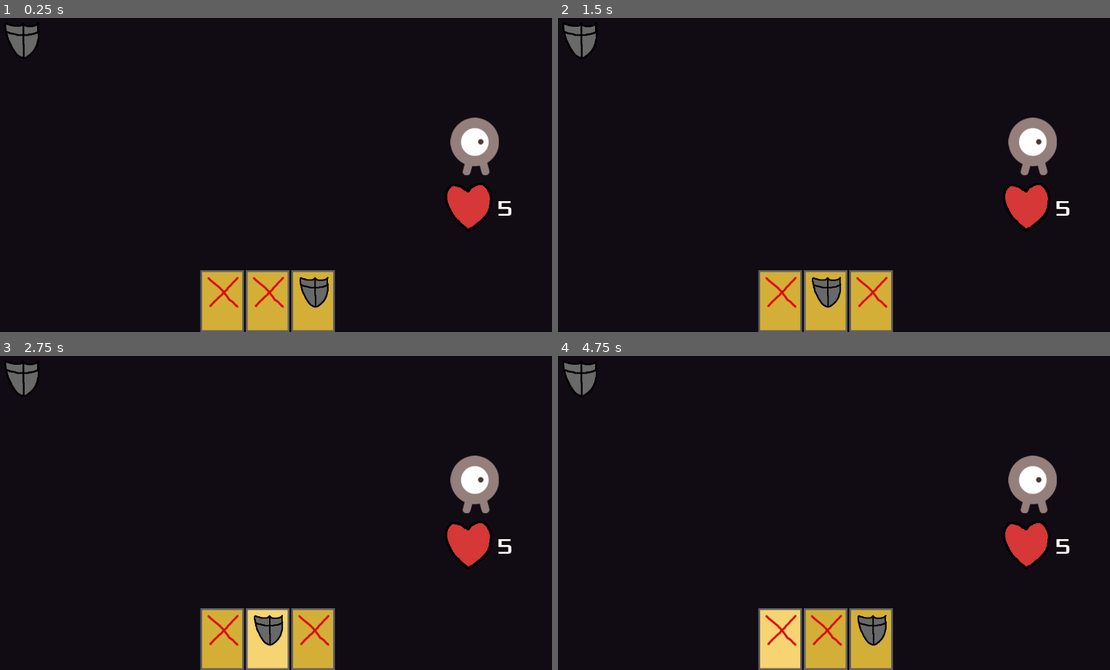
Above: before the commit, frames 1-4 (two rows, left to right).
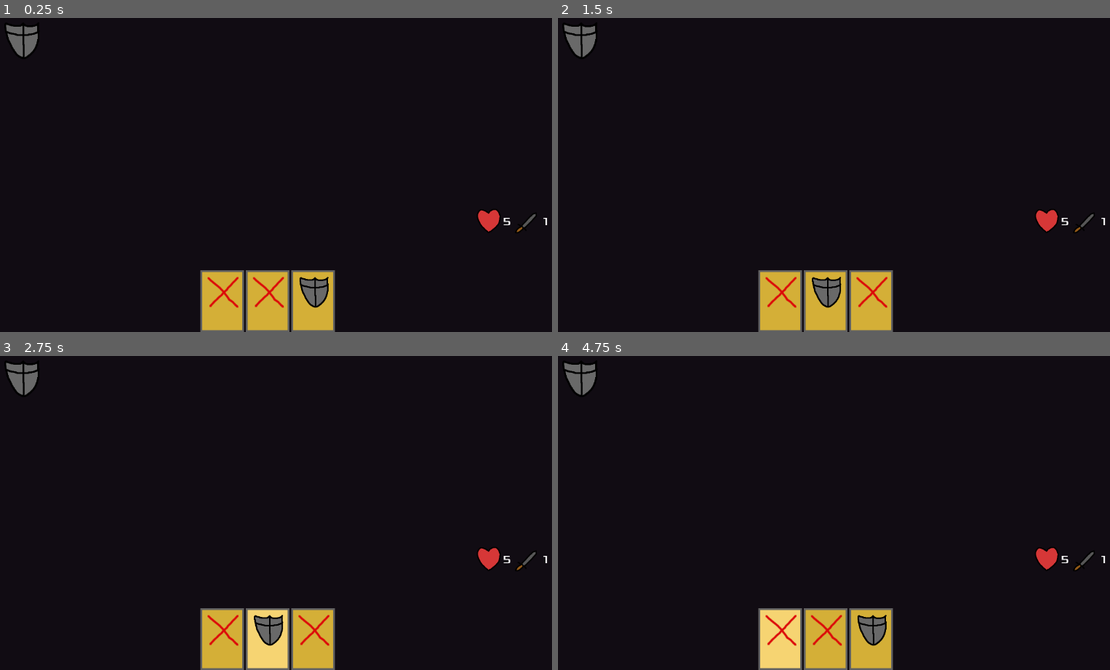
Above: after the commit, the same moments.

Repository: charcabrera/blackjack-1v1
Game: Godot game, scene res://scenes/game/game.tscn
Same seed, same stepped clock (60 frames per second), same inputs: the game is played once before the commit and once after it.
Inputs (mouse positions are in pixels of both pictures, inside the frame that each line leads up to):
- Up to frame 1 (0.25 s): no input
- Up to frame 2 (1.5 s): tap Enter at 0.5 s; drag from (778, 300) to (822, 121) at 0.52 s; tap Space at 1.25 s; drag from (800, 300) to (822, 121) at 1.27 s
- Up to frame 3 (2.75 s): tap Enter at 2 s; move the mouse to (264, 638) at 2.02 s; press the mouse at (264, 638) at 2.03 s
- Up to frame 4 (4.75 s): release the mouse at (822, 638) at 2.75 s; tap Space at 2.75, 4.25 s; drag from (795, 572) to (580, 377) at 2.77 s; tap Enter at 3.5 s; move the mouse to (999, 556) at 3.52 s; press the mouse at (999, 556) at 3.53 s; release the mouse at (999, 556) at 4.25 s; drag from (651, 456) to (778, 638) at 4.27 s

The runs differ from the first frame. In frame 1, 2.2% of the frame differs, in the area x 81-100%, y 31-69%; in frame 2, 2.2%; in frame 3, 2.2%; in frame 4, 2.2%.

Commit message:
added an attack stat, changed the ui a bit

Diff:
--- a/custom_resources/stats.gd
+++ b/custom_resources/stats.gd
@@ -9,6 +9,7 @@
 
 var health: int: set = set_health
 var block: int: set = set_block
+var attack: int = 1: set = set_attack
 var bj_hand: CardPile
 var trump_card_hand: TrumpCardPile
 
@@ -20,6 +21,11 @@
 
 func set_block(value: int) -> void:
 	block = clampi(value, 0, 999)
+	stats_changed.emit()
+
+
+func set_attack(value: int) -> void:
+	attack = clampi(value, 0, 999)
 	stats_changed.emit()
 
 
--- a/scenes/game/game.tscn
+++ b/scenes/game/game.tscn
@@ -42,7 +42,7 @@
 position = Vector2(49, 30)
 
 [node name="Player" parent="." instance=ExtResource("2_bdhmt")]
-position = Vector2(1096, 312)
+position = Vector2(1257, 370)
 stats = ExtResource("3_87uf6")
 
 [node name="CardTargetSelector" parent="." instance=ExtResource("2_5i0tg")]
--- a/scenes/player/player.tscn
+++ b/scenes/player/player.tscn
@@ -8,10 +8,11 @@
 script = ExtResource("1_gmlin")
 
 [node name="Sprite2D" type="Sprite2D" parent="."]
+visible = false
 texture = ExtResource("1_dovo2")
 
 [node name="StatsUI" parent="." instance=ExtResource("2_gmlin")]
-offset_left = -168.0
-offset_top = 72.0
-offset_right = 168.0
-offset_bottom = 200.0
+offset_left = -250.0
+offset_top = 75.0
+offset_right = 256.0
+offset_bottom = 203.0
--- a/scenes/ui/stats_ui.gd
+++ b/scenes/ui/stats_ui.gd
@@ -5,11 +5,17 @@
 @onready var block_label: Label = $Block/BlockLabel
 @onready var health: HBoxContainer = $Health
 @onready var health_label: Label = $Health/HealthLabel
+@onready var attack: HBoxContainer = $Attack
+@onready var attack_label: Label = $Attack/AttackLabel
+
 
 
 func update_stats(stats: Stats) -> void:
 	block_label.text = str(stats.block)
 	health_label.text = str(stats.health)
+	attack_label.text = str(stats.attack)
+
 
 	block.visible = stats.block > 0
 	health.visible = stats.health > 0
+	attack.visible = stats.attack > 0
--- a/scenes/ui/stats_ui.tscn
+++ b/scenes/ui/stats_ui.tscn
@@ -1,14 +1,18 @@
-[gd_scene load_steps=5 format=3 uid="uid://d07pvbeerqfsx"]
+[gd_scene load_steps=6 format=3 uid="uid://d07pvbeerqfsx"]
 
 [ext_resource type="Script" uid="uid://yckma6ser3vp" path="res://scenes/ui/stats_ui.gd" id="1_3ktwi"]
 [ext_resource type="Texture2D" uid="uid://s1s1y1t6q1qm" path="res://art/icons/block.png" id="1_08kyh"]
 [ext_resource type="Theme" uid="uid://dn6c0j5ybbore" path="res://main_theme.tres" id="2_3ktwi"]
+[ext_resource type="Texture2D" uid="uid://dk57eup1ttf6q" path="res://art/icons/attackup.png" id="2_7klq2"]
 [ext_resource type="Texture2D" uid="uid://u2vhvmjtoqrp" path="res://art/icons/health.png" id="3_7klq2"]
 
 [node name="StatsUI" type="HBoxContainer"]
-offset_right = 320.0
-offset_bottom = 64.0
-alignment = 1
+offset_left = -125.0
+offset_top = 1.0
+offset_right = 381.0
+offset_bottom = 129.0
+scale = Vector2(0.5, 0.5)
+alignment = 2
 script = ExtResource("1_3ktwi")
 
 [node name="Block" type="HBoxContainer" parent="."]
@@ -36,3 +40,16 @@
 theme = ExtResource("2_3ktwi")
 theme_override_font_sizes/font_size = 48
 text = "5"
+
+[node name="Attack" type="HBoxContainer" parent="."]
+layout_mode = 2
+
+[node name="AttackImage" type="TextureRect" parent="Attack"]
+layout_mode = 2
+texture = ExtResource("2_7klq2")
+
+[node name="AttackLabel" type="Label" parent="Attack"]
+layout_mode = 2
+theme = ExtResource("2_3ktwi")
+theme_override_font_sizes/font_size = 48
+text = "5"
Binary file added: art/icons/attackup.png
Not shown, added: art/icons/attackup.png.import
